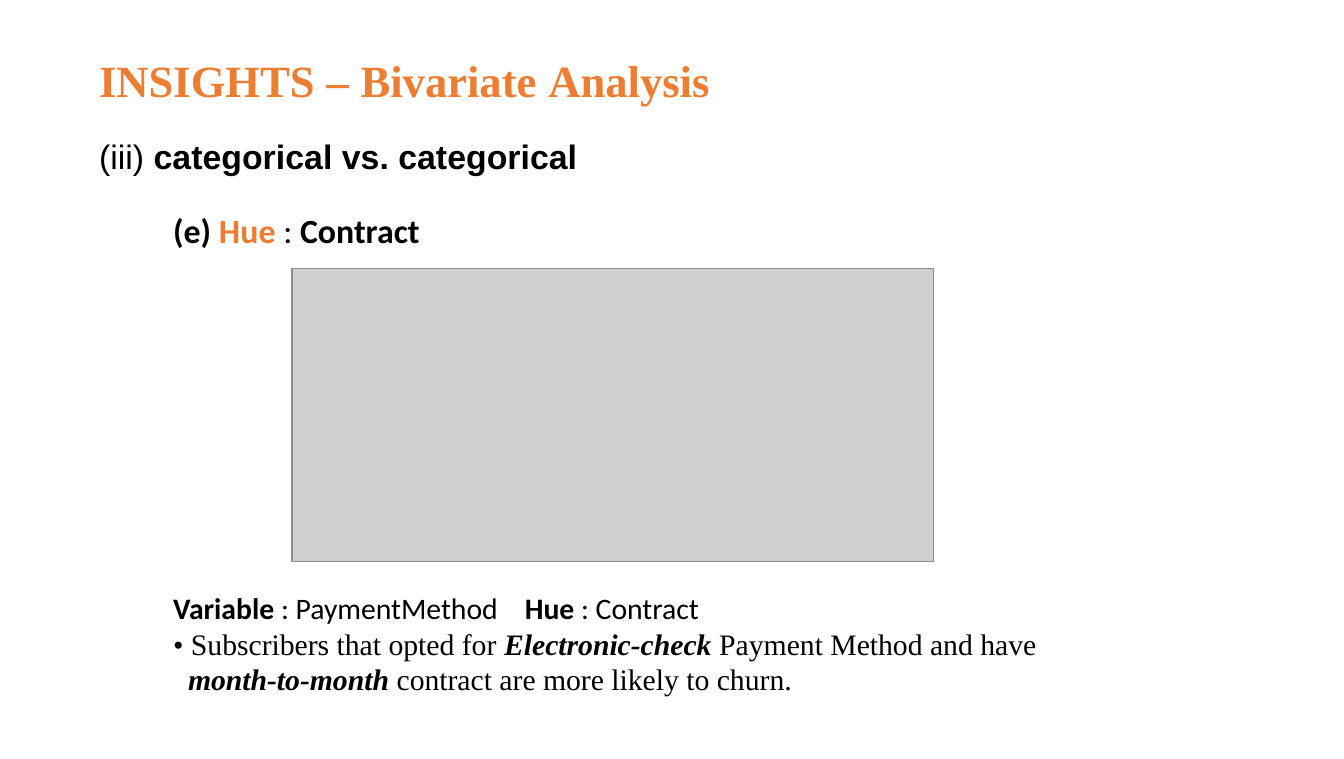
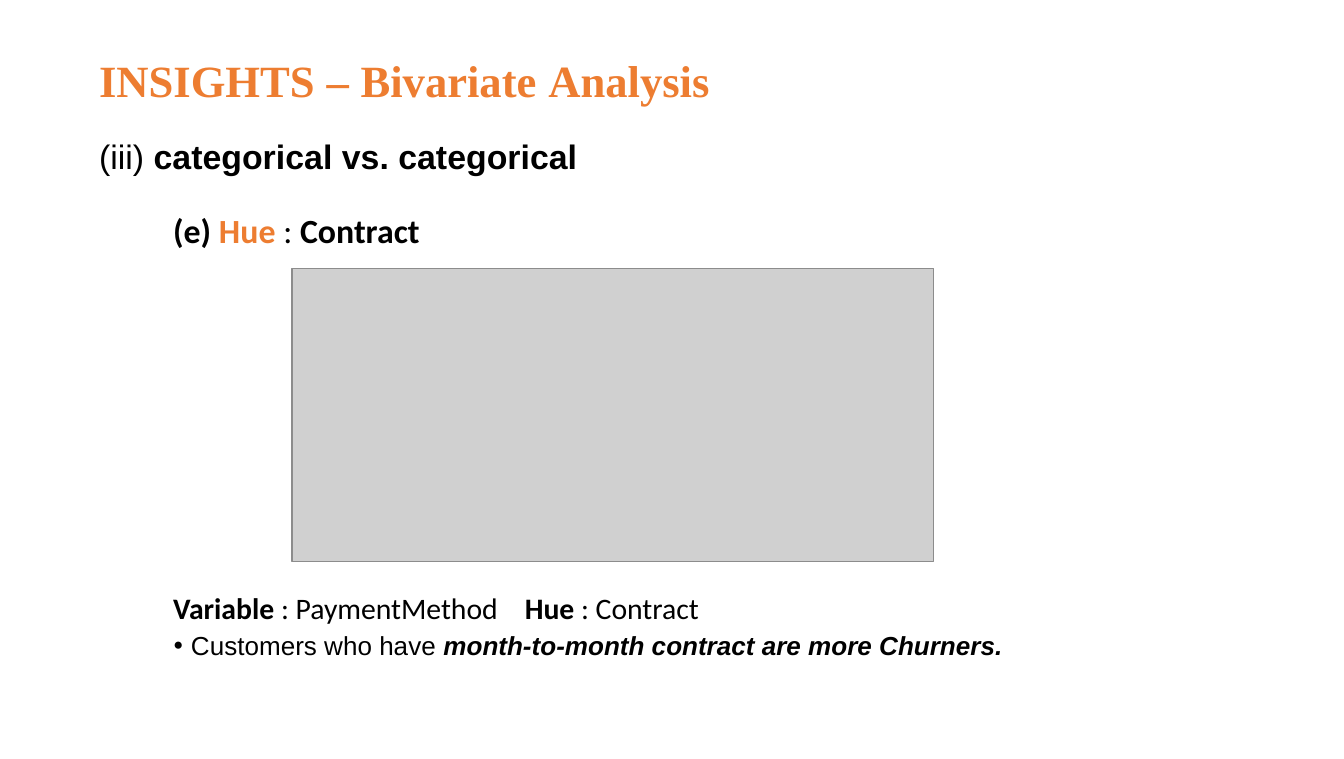
Before and after one commit to RVA-TheCoder/ClassificationProjects-SupervisedML, a slide deck: slide 22 of Customer Churn Project/Customer churn prediction.pptx. Drawn at 1344x759 pixels with LibreOffice and Linux fonts; fonts in the diff are those of the drawing; grey boxes stand for pictures. Boxes give left, top, right and bottom in pixels: in the first picture for what was removed or moved away, otherwise in the second. Text is boxed around its words. In the diff, an @@ line names an element or a change of style, - is before the commit and + after.

Commit message:
Made changes in EDA file and Customer churn prediction Presentation

```diff
--- a/Customer Churn Project/Customer churn prediction.pptx
+++ b/Customer Churn Project/Customer churn prediction.pptx
@@ text at bbox=[191, 636, 1002, 656]: text changed; size 16 to 14 pt; font Times New Roman to Arial; bold on; italic on @@
-• Subscribers that opted for Electronic-check Payment Method and have
-month-to-month contract are more likely to churn.
+• Customers who have month-to-month contract are more Churners.
```
Also in this commit, not shown: 8 other slides changed, 5 other files.
